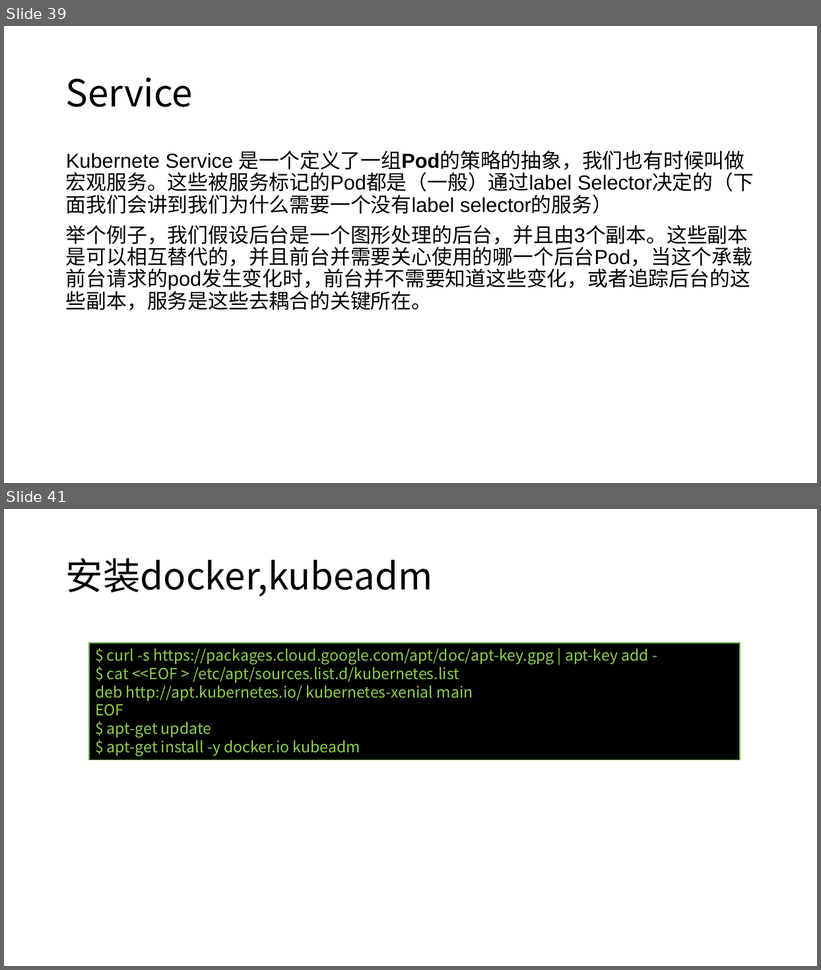
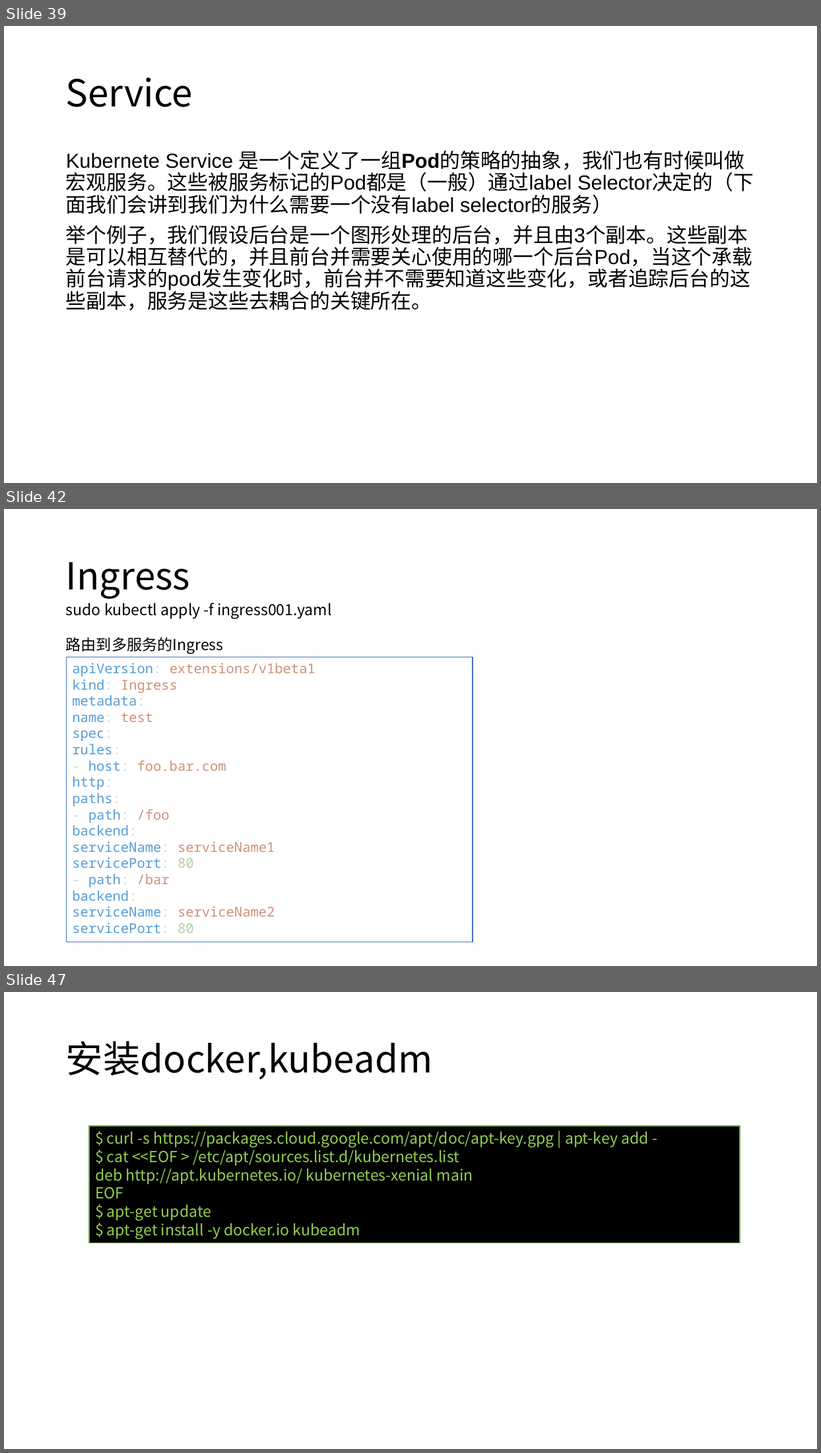
Before and after one commit to axzxs2001/Asp.NetCoreExperiment, a slide deck: Asp.NetCoreExperiment/kubernetes/kubernetes.pptx. Shown one above the other, each under a label of ours: slides 39 and 41 before the commit, slides 39, 42 and 47 after it; the slides between them are not shown. The pictures are 821x970 and 821x1453 pixels, drawn with LibreOffice and Linux fonts; fonts in the diff are those of the drawing; background and template pictures are left out. Boxes give left, top, right and bottom in pixels: in the first picture for what was removed or moved away, otherwise in the second. Text is boxed around its words. In the diff, an @@ line names an element or a change of style, - is before the commit and + after.

```diff
--- a/Asp.NetCoreExperiment/kubernetes/kubernetes.pptx
+++ b/Asp.NetCoreExperiment/kubernetes/kubernetes.pptx
@@ slide 42 added at [4, 509, 817, 966], background #FFFFFF @@
@@ title added at [66, 562, 190, 599], 44 pt, text #000000 @@
+Ingress
@@ text added at [66, 603, 332, 619], 18 pt, text #000000 @@
+sudo kubectl apply -f ingress001.yaml
@@ text added at [66, 637, 224, 654], 18 pt, text #000000 @@
+路由到多服务的Ingress
@@ rectangle added at [66, 657, 473, 943], fill #FFFFFF, outline #4472C4 1 pt, 16 pt, text #569CD6 @@
+apiVersion: extensions/v1beta1
+kind: Ingress
+metadata:
+name: test
+spec:
+rules:
+- host: foo.bar.com
+http:
+paths:
+- path: /foo
+backend:
+serviceName: serviceName1
+servicePort: 80
+- path: /bar
+backend:
+serviceName: serviceName2
+servicePort: 80
@@ what was slide 41 is now slide 47 @@
```
Also in this commit, not shown: 1 slide changed, 5 other slides added.
